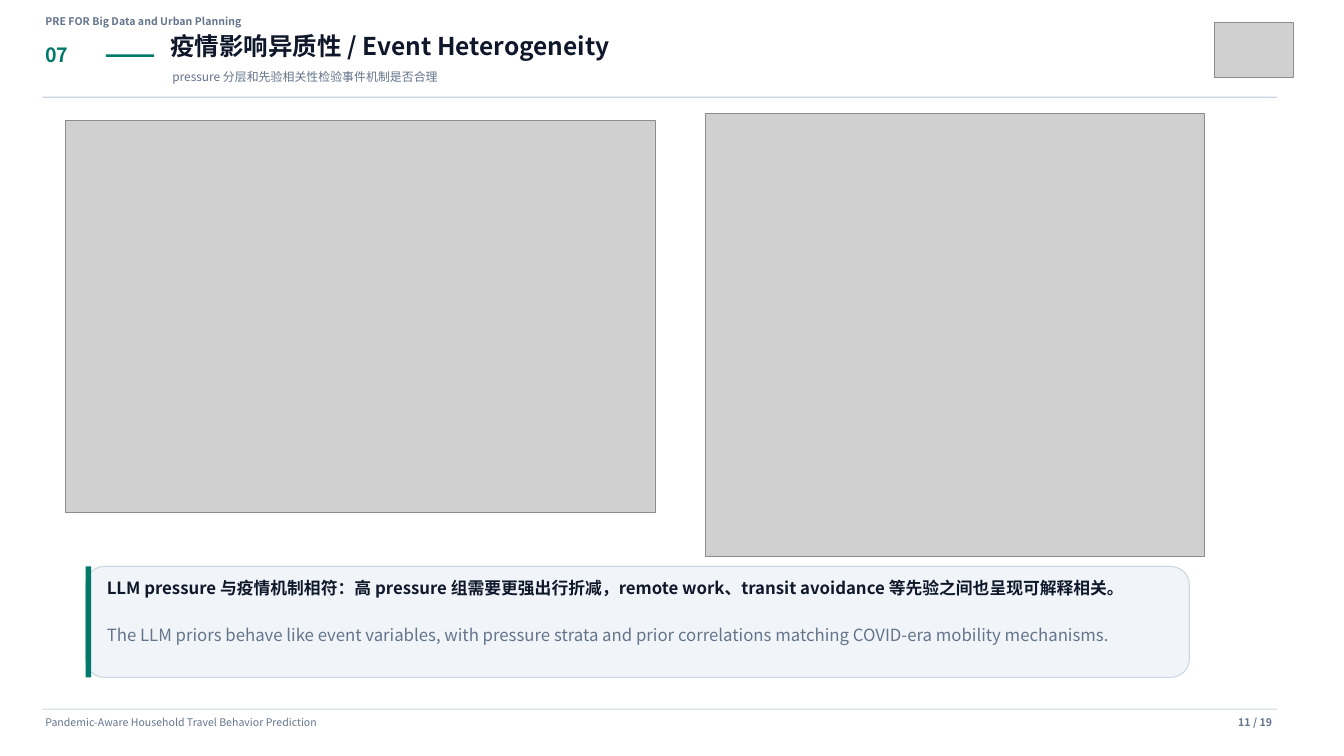
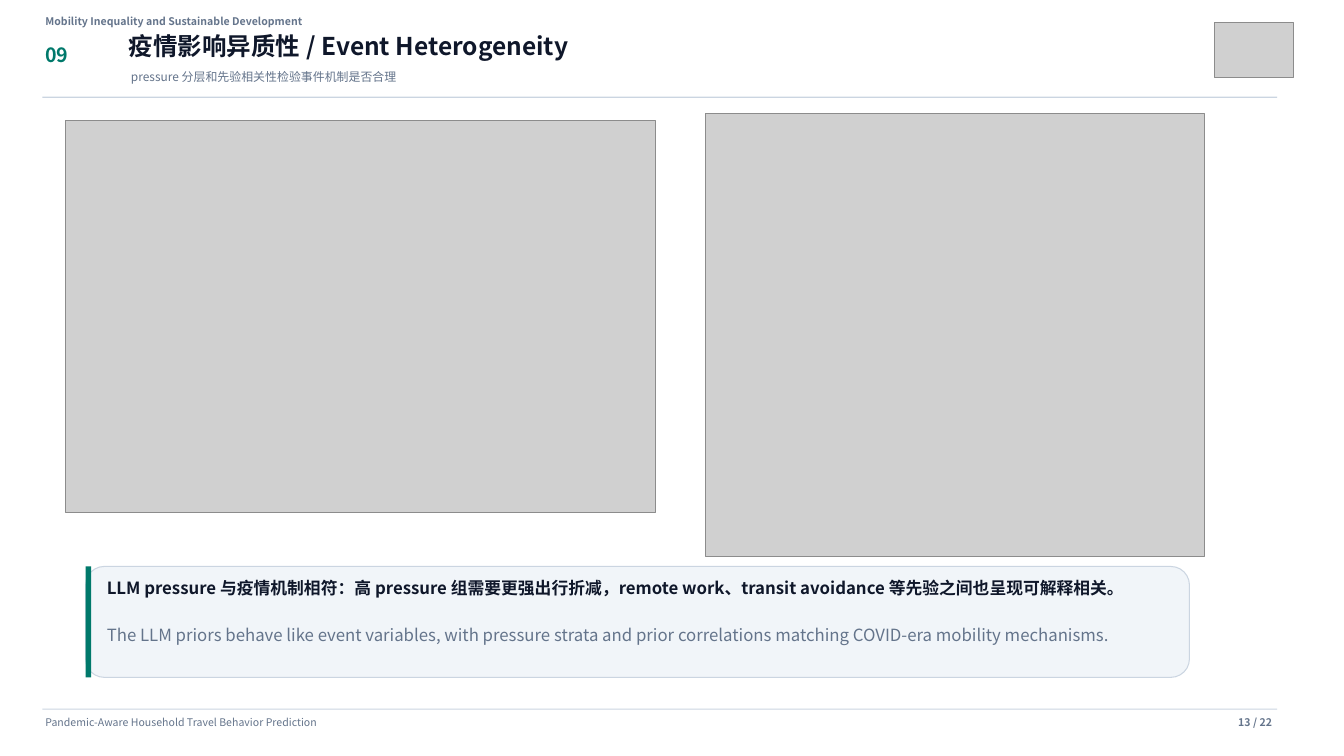
Before and after one commit to Lrving-code/NHTS-Travel-Prediction, a slide deck: slide 13 of outputs/final_project/NHTS_Travel_Behavior_Template_Presentation.pptx (slide 11 before the commit). Drawn at 1344x756 pixels with LibreOffice and Linux fonts; fonts in the diff are those of the drawing; grey boxes stand for pictures. Boxes give left, top, right and bottom in pixels: in the first picture for what was removed or moved away, otherwise in the second. Text is boxed around its words. In the diff, an @@ line names an element or a change of style, - is before the commit and + after.

```diff
--- a/outputs/final_project/NHTS_Travel_Behavior_Template_Presentation.pptx
+++ b/outputs/final_project/NHTS_Travel_Behavior_Template_Presentation.pptx
@@ text at [45,16,302,28]: text changed @@
-PRE FOR Big Data and Urban Planning
+Mobility Inequality and Sustainable Development
@@ text "疫情影响异质性 / Event Heterogeneity": place and size @@
-text "疫情影响异质性 / Event Heterogeneity" at [170,34,609,61]
+text "疫情影响异质性 / Event Heterogeneity" at [129,34,568,61]
@@ text at [45,47,68,63]: text changed @@
-07
+09
@@ rectangle removed at [106,54,154,57] @@
@@ text "pressure 分层和先验相关性检验事件机制是否合理": place and size @@
-text "pressure 分层和先验相关性检验事件机制是否合理" at [172,71,438,84]
+text "pressure 分层和先验相关性检验事件机制是否合理" at [131,71,397,84]
@@ text at [1238,718,1272,726]: text changed @@
-11 / 19
+13 / 22
```
Also in this commit, not shown: 16 other slides changed, 5 slides added, 2 slides removed, 35 other files.
